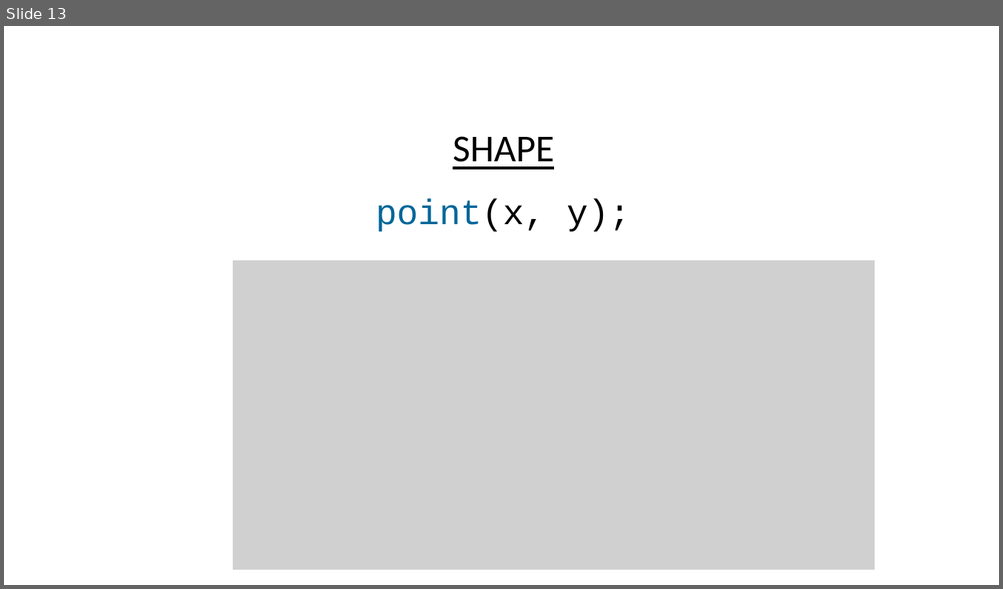
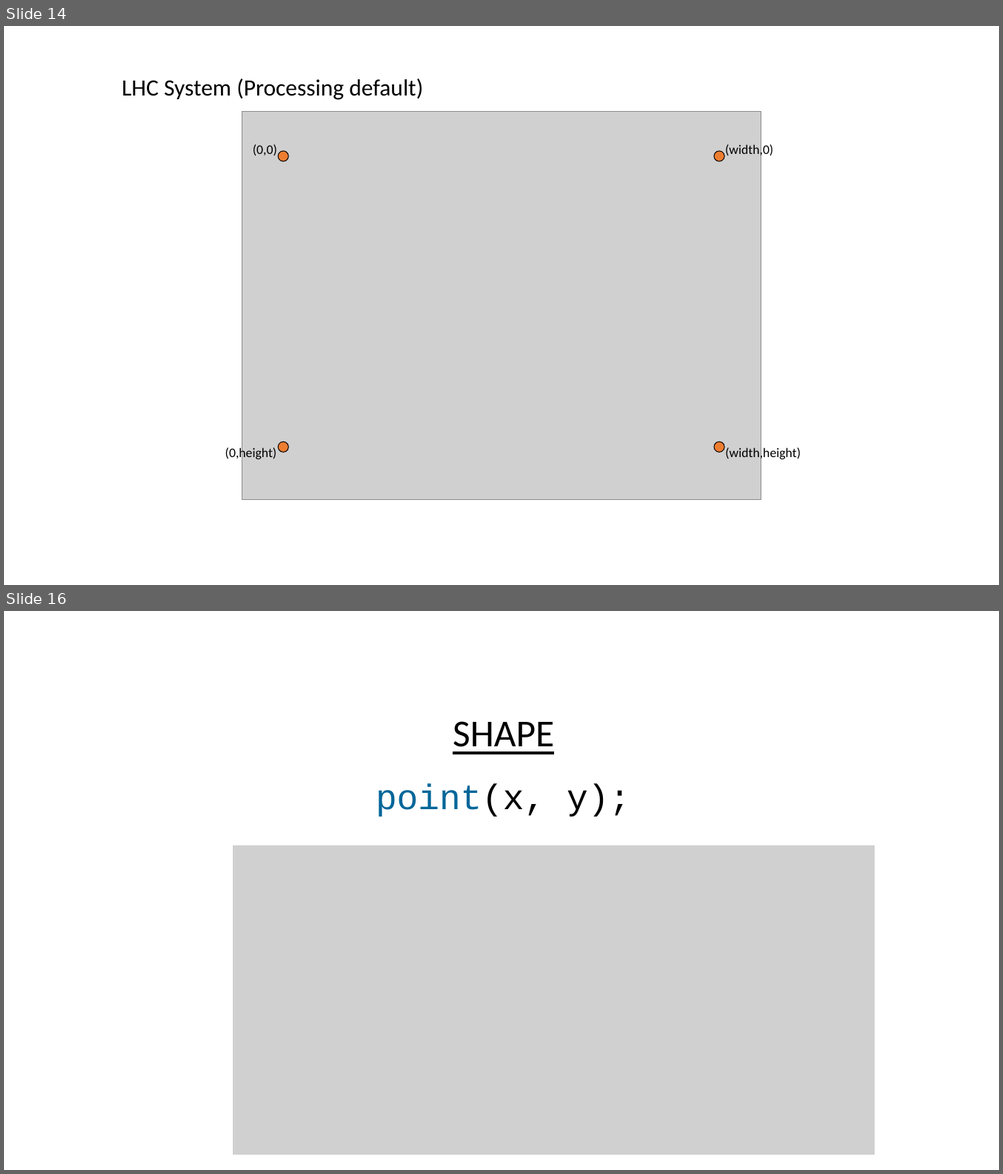
Before and after one commit to USFDataVisualization/Computational-Geometry-Lecture, a slide deck: L02-processing.pptx. Shown one above the other, each under a label of ours: slide 13 before the commit, slides 14 and 16 after it; the slides between them are not shown. The pictures are 1003x589 and 1003x1174 pixels, drawn with LibreOffice and Linux fonts; fonts in the diff are those of the drawing; grey boxes stand for pictures; background and template pictures are left out. Boxes give left, top, right and bottom in pixels: in the first picture for what was removed or moved away, otherwise in the second. Text is boxed around its words. In the diff, an @@ line names an element or a change of style, - is before the commit and + after.

```diff
--- a/L02-processing.pptx
+++ b/L02-processing.pptx
@@ slide 14 added at [4,26,999,585], background #FFFFFF @@
@@ text added at [122,79,423,100], 32 pt, text #000000 @@
+LHC System (Processing default)
@@ picture added at [242,111,761,500] @@
@@ text added at [253,144,277,156], 18 pt, text #000000 @@
+(0,0)
@@ ellipse added at [278,151,288,161], fill #ED7D31, outline #000000 1 pt @@
@@ ellipse added at [714,151,724,161], fill #ED7D31, outline #000000 1 pt @@
@@ text added at [725,143,773,158], 18 pt, text #000000 @@
+(width,0)
@@ text added at [225,447,277,462], 18 pt, text #000000 @@
+(0,height)
@@ ellipse added at [278,442,288,452], fill #ED7D31, outline #000000 1 pt @@
@@ ellipse added at [714,442,724,452], fill #ED7D31, outline #000000 1 pt @@
@@ text added at [725,447,800,462], 18 pt, text #000000 @@
+(width,height)
@@ what was slide 13 is now slide 16 @@
```
Also in this commit, not shown: 4 slides changed, 3 other slides added, 41 other files.
